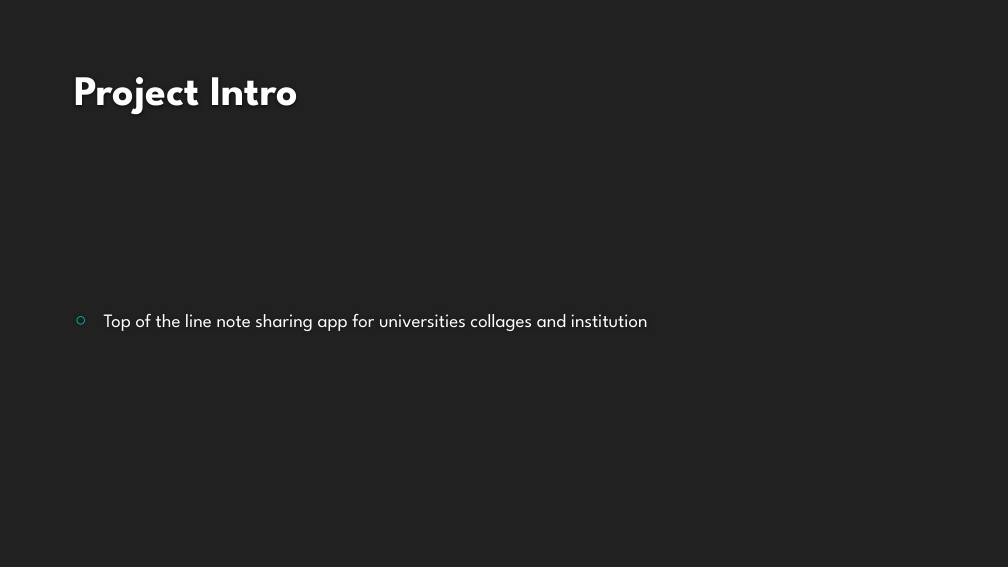
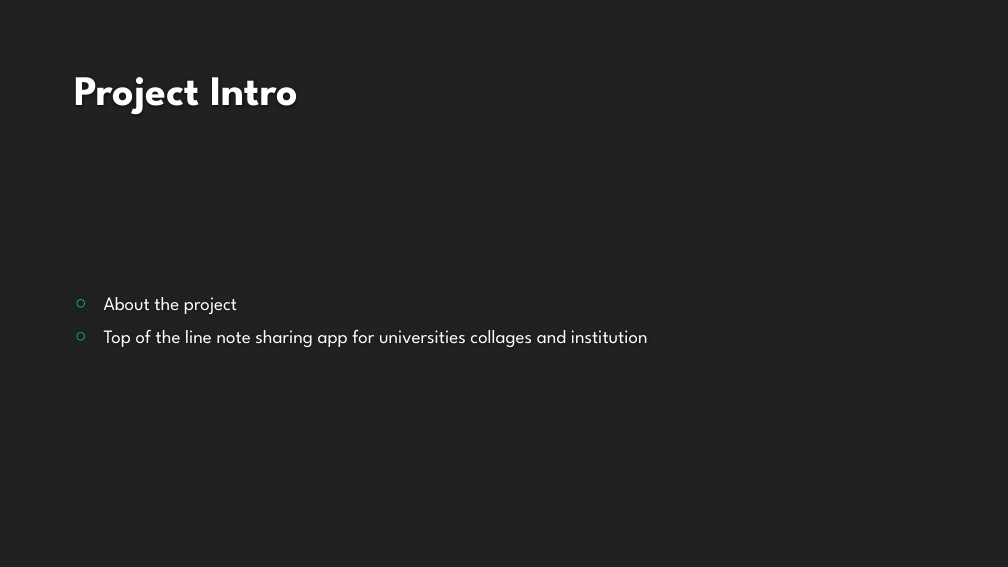
Before and after one commit to gauravkerkar/SMARTSHARE, a slide deck: slide 2 of Smart Share.pptx. Drawn at 1008x567 pixels with LibreOffice and Linux fonts; fonts in the diff are those of the drawing; background and template pictures are left out. Boxes give left, top, right and bottom in pixels: in the first picture for what was removed or moved away, otherwise in the second. Text is boxed around its words. In the diff, an @@ line names an element or a change of style, - is before the commit and + after.

```diff
--- a/Smart Share.pptx
+++ b/Smart Share.pptx
@@ text at box(104, 297, 237, 314): paragraph added @@
+○ About the project
```
Also in this commit, not shown: 3 other slides changed, 2 other files.
